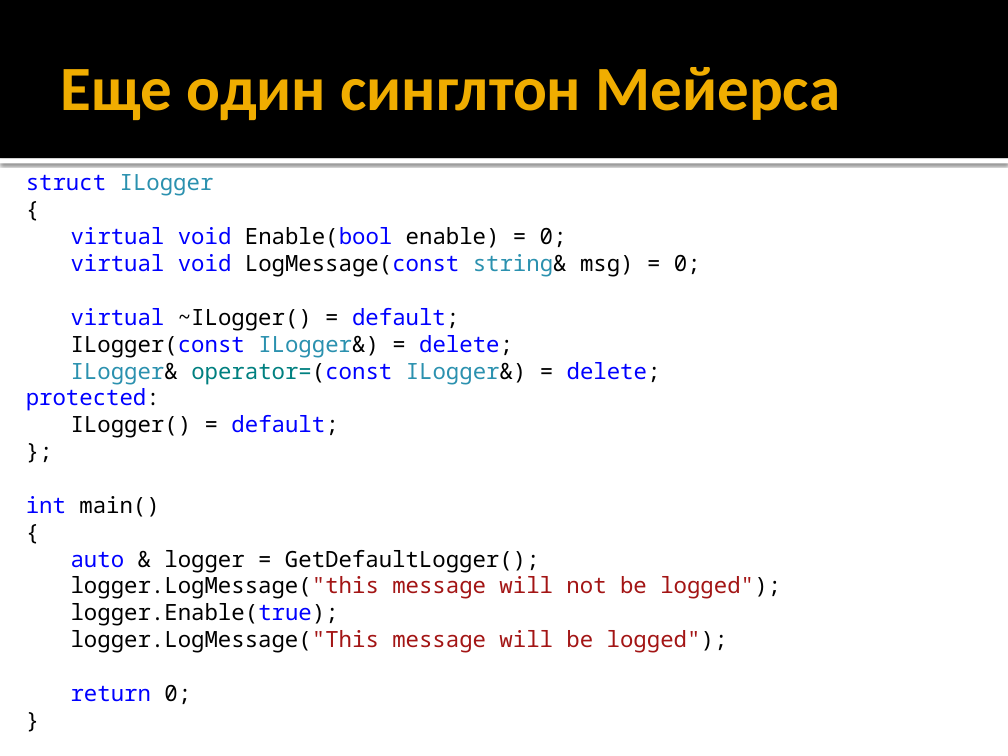
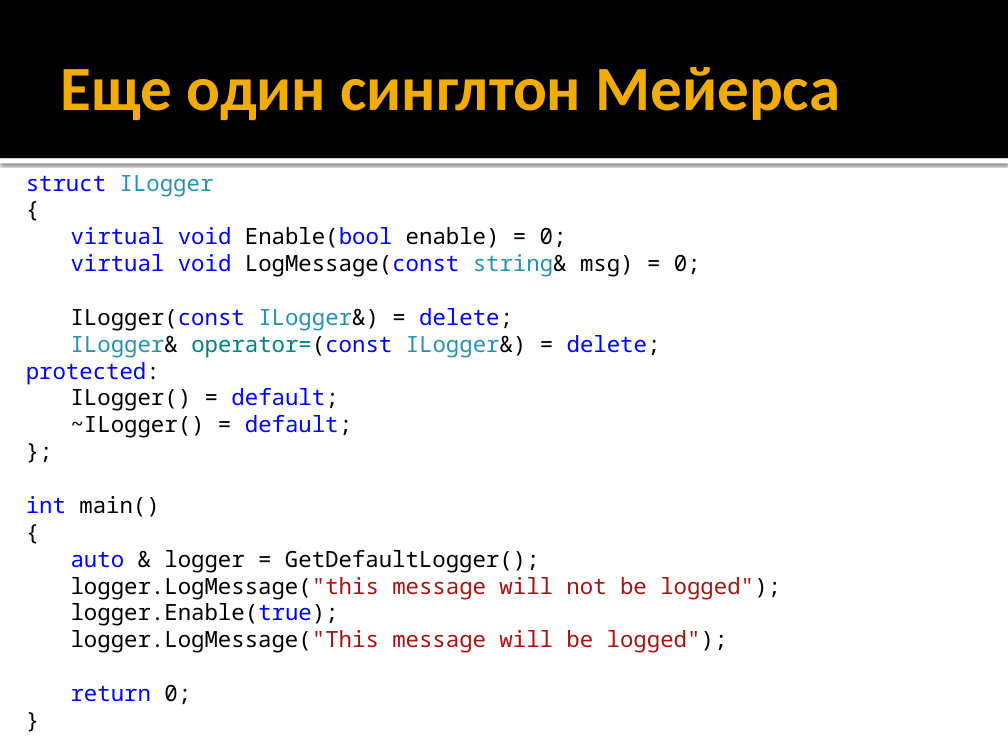
Before and after one commit to iv-sergius/ood, a slide deck: slide 4 of lectures/05.singleton/singleton.pptx. Drawn at 1008x756 pixels with LibreOffice and Linux fonts; fonts in the diff are those of the drawing. Boxes give left, top, right and bottom in pixels: in the first picture for what was removed or moved away, otherwise in the second. Text is boxed around its words. In the diff, an @@ line names an element or a change of style, - is before the commit and + after.

```diff
--- a/lectures/05.singleton/singleton.pptx
+++ b/lectures/05.singleton/singleton.pptx
@@ text at [71,308,459,330]: paragraph removed @@
-virtual ~ILogger() = default;
@@ text at [71,415,352,438]: paragraph added @@
+~ILogger() = default;
```
Also in this commit, not shown: 2 other files.
